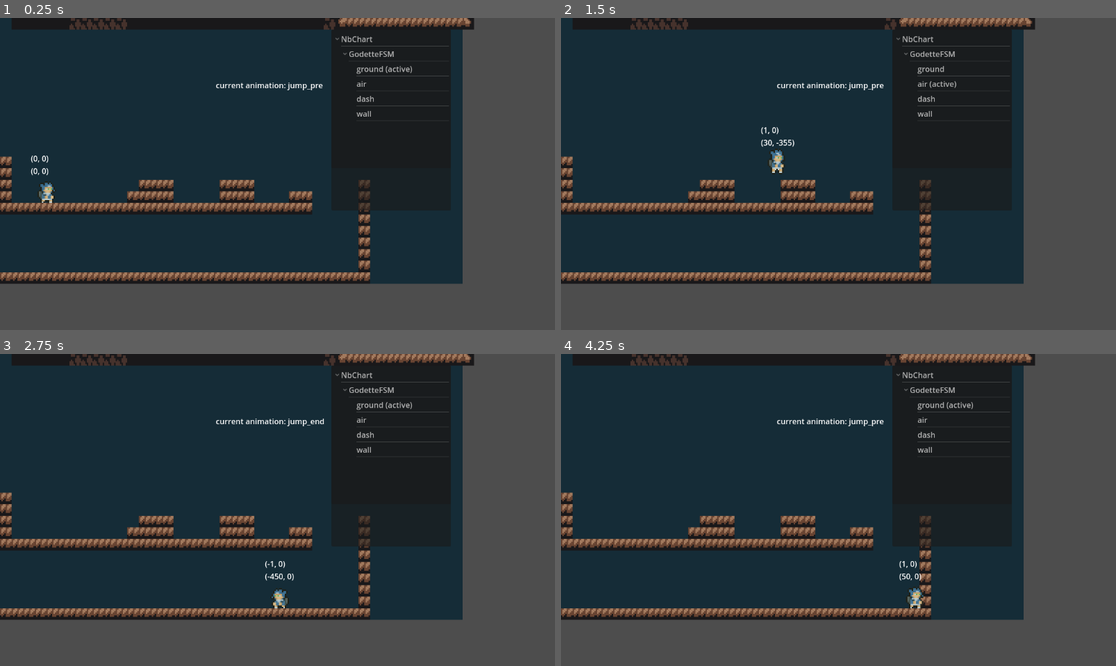
Above: before the commit, frames 1-4 (two rows, left to right).
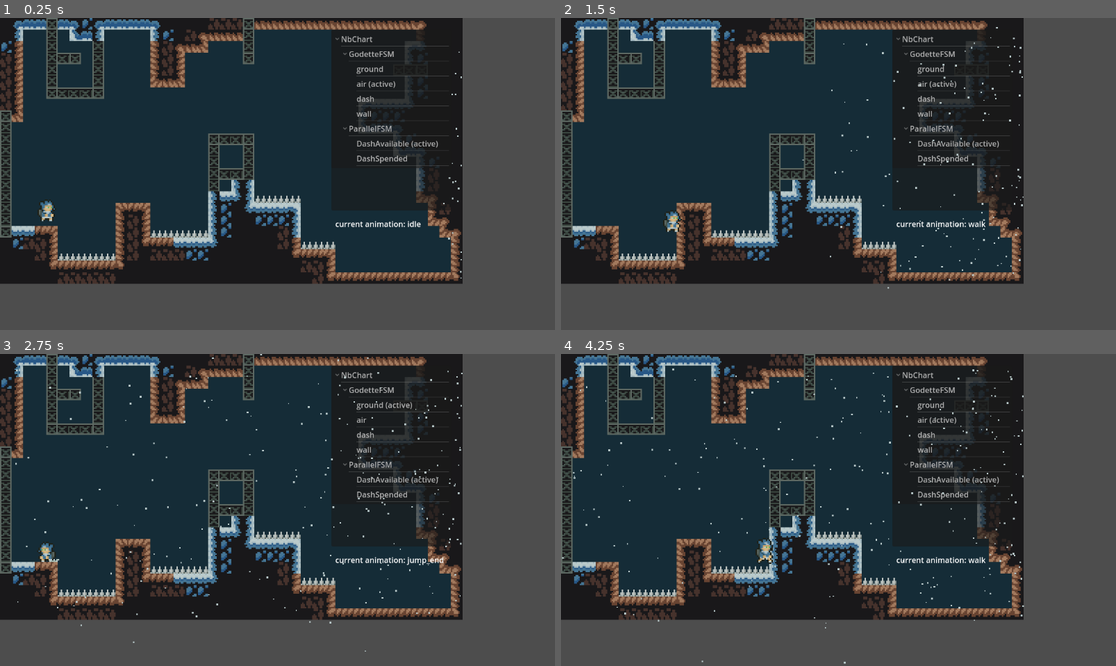
Above: after the commit, the same moments.

Repository: NimbleBeasts/NbFSM-Godot
Game: Godot game, scene res://examples_fsm/celeste/world.tscn
Same seed, same stepped clock (60 frames per second), same inputs: the game is played once before the commit and once after it.
Inputs:
- Up to frame 1 (0.25 s): no input
- Up to frame 2 (1.5 s): hold Right (ui_right) from 0.53 s (still down); tap X (dash) at 0.6 s; tap Space (jump) at 0.77, 0.8, 1.07, 1.35 s
- Up to frame 3 (2.75 s): tap Space (jump) at 1.52, 1.82, 2.3 s; tap X (dash) at 1.55, 2.1 s; release Right (ui_right) at 2.03 s; hold Left (ui_left) from 2.03 s (still down)
- Up to frame 4 (4.25 s): release Left (ui_left) at 2.78 s; hold Right (ui_right) from 2.78 s (still down); tap X (dash) at 2.85 s; tap Space (jump) at 3.02, 3.32, 3.6, 3.77, 4.07 s

The runs differ from the first frame. In frame 1, 26% of the frame differs, in the area x 0-86%, y 0-86%; in frame 2, 25%; in frame 3, 25%; in frame 4, 26%, in the area x 0-86%, y 0-100%.

Commit message:
update celeste demo

Diff:
--- /dev/null
+++ b/examples_fsm/celeste/art/dust.tscn
@@ -0,0 +1,67 @@
+[gd_scene load_steps=5 format=3 uid="uid://0avgfig1k8j8"]
+
+[ext_resource type="Texture2D" uid="uid://ba5mdd12dm5ai" path="res://examples_fsm/celeste/art/dust.png" id="1_0bcjs"]
+
+[sub_resource type="Animation" id="Animation_glklj"]
+resource_name = "pop"
+length = 0.3
+tracks/0/type = "value"
+tracks/0/imported = false
+tracks/0/enabled = true
+tracks/0/path = NodePath(".:frame")
+tracks/0/interp = 1
+tracks/0/loop_wrap = true
+tracks/0/keys = {
+"times": PackedFloat32Array(0, 0.1, 0.2, 0.3),
+"transitions": PackedFloat32Array(1, 1, 1, 1),
+"update": 1,
+"values": [1, 2, 3, 0]
+}
+tracks/1/type = "method"
+tracks/1/imported = false
+tracks/1/enabled = true
+tracks/1/path = NodePath(".")
+tracks/1/interp = 1
+tracks/1/loop_wrap = true
+tracks/1/keys = {
+"times": PackedFloat32Array(0.3),
+"transitions": PackedFloat32Array(1),
+"values": [{
+"args": [],
+"method": &"queue_free"
+}]
+}
+
+[sub_resource type="Animation" id="Animation_p6pjb"]
+length = 0.001
+tracks/0/type = "value"
+tracks/0/imported = false
+tracks/0/enabled = true
+tracks/0/path = NodePath(".:frame")
+tracks/0/interp = 1
+tracks/0/loop_wrap = true
+tracks/0/keys = {
+"times": PackedFloat32Array(0),
+"transitions": PackedFloat32Array(1),
+"update": 1,
+"values": [1]
+}
+
+[sub_resource type="AnimationLibrary" id="AnimationLibrary_dxuwo"]
+_data = {
+"RESET": SubResource("Animation_p6pjb"),
+"pop": SubResource("Animation_glklj")
+}
+
+[node name="Dust" type="Sprite2D"]
+position = Vector2(0, -1.52588e-05)
+scale = Vector2(3, 3)
+texture = ExtResource("1_0bcjs")
+hframes = 4
+frame = 1
+
+[node name="AnimationPlayer" type="AnimationPlayer" parent="."]
+autoplay = "pop"
+libraries = {
+"": SubResource("AnimationLibrary_dxuwo")
+}
--- /dev/null
+++ b/examples_fsm/celeste/art/shade.tscn
@@ -0,0 +1,66 @@
+[gd_scene load_steps=5 format=3 uid="uid://dwhltcvwk76j"]
+
+[ext_resource type="Texture2D" uid="uid://d36yy8klxfl0h" path="res://examples_fsm/celeste/art/shade.png" id="1_cgon4"]
+
+[sub_resource type="Animation" id="Animation_0ykdt"]
+resource_name = "fade"
+length = 0.2
+step = 0.05
+tracks/0/type = "value"
+tracks/0/imported = false
+tracks/0/enabled = true
+tracks/0/path = NodePath(".:modulate")
+tracks/0/interp = 1
+tracks/0/loop_wrap = true
+tracks/0/keys = {
+"times": PackedFloat32Array(0, 0.2),
+"transitions": PackedFloat32Array(1, 1),
+"update": 0,
+"values": [Color(1, 1, 1, 0.788235), Color(1, 1, 1, 0)]
+}
+tracks/1/type = "method"
+tracks/1/imported = false
+tracks/1/enabled = true
+tracks/1/path = NodePath(".")
+tracks/1/interp = 1
+tracks/1/loop_wrap = true
+tracks/1/keys = {
+"times": PackedFloat32Array(0.2),
+"transitions": PackedFloat32Array(1),
+"values": [{
+"args": [],
+"method": &"queue_free"
+}]
+}
+
+[sub_resource type="Animation" id="Animation_hwbjb"]
+length = 0.001
+tracks/0/type = "value"
+tracks/0/imported = false
+tracks/0/enabled = true
+tracks/0/path = NodePath(".:modulate")
+tracks/0/interp = 1
+tracks/0/loop_wrap = true
+tracks/0/keys = {
+"times": PackedFloat32Array(0),
+"transitions": PackedFloat32Array(1),
+"update": 0,
+"values": [Color(1, 1, 1, 0.788235)]
+}
+
+[sub_resource type="AnimationLibrary" id="AnimationLibrary_lsdsw"]
+_data = {
+"RESET": SubResource("Animation_hwbjb"),
+"fade": SubResource("Animation_0ykdt")
+}
+
+[node name="shade" type="Sprite2D"]
+modulate = Color(1, 1, 1, 0.788235)
+scale = Vector2(2.8, 2.8)
+texture = ExtResource("1_cgon4")
+
+[node name="AnimationPlayer" type="AnimationPlayer" parent="."]
+autoplay = "fade"
+libraries = {
+"": SubResource("AnimationLibrary_lsdsw")
+}
--- a/examples_fsm/celeste/godette.gd
+++ b/examples_fsm/celeste/godette.gd
@@ -22,6 +22,9 @@
 var can_dash: bool = true
 var is_dashing: bool = false
 var dash_time: float = 0
+
+@export var ShadeNode: PackedScene
+@export var DustNode: PackedScene
 
 @onready var fsm: NbFSM = $NbChart/GodetteFSM
 @onready var state_ground: NbState = $NbChart/GodetteFSM/ground
@@ -92,7 +95,11 @@
 func _on_walk_state_physic_processing(delta):
 	velocity.x = (velocity.x + ACCELERATION * input.x * delta)
 
-
+func dust():
+	if DustNode:
+		var dust = DustNode.instantiate()
+		dust.global_position = global_position - Vector2(0, 24)
+		get_parent().add_child(dust)
 
 
 func _on_ground_state_physics_process(delta):
@@ -104,6 +111,7 @@
 	if Input.is_action_just_pressed("jump"):
 		velocity.y = -JUMP_HEIGHT * delta
 		animationState.travel("jump_pre")
+		dust()
 		return
 
 	if abs(velocity.x) > 10:
@@ -116,6 +124,7 @@
 	if is_on_floor():
 		fsm.transition(state_ground)
 		animationState.travel("jump_end")
+		dust()
 
 	if Input.is_action_just_pressed("dash"):
 		if can_dash and input_last != Vector2.ZERO:
@@ -131,9 +140,16 @@
 func _on_dash_state_physics_process(delta):
 	dash_time += 100 * delta
 
+
 	if dash_time >= DASH_TIME_MAX:
 		dash_time = 0
 		fsm.transition(state_air)
+
+	if int(dash_time) % 3:
+		if ShadeNode:
+			var shade = ShadeNode.instantiate()
+			shade.global_position = global_position
+			get_parent().add_child(shade)
 
 
 func _on_wall_state_physics_process(delta):
@@ -158,3 +174,11 @@
 
 func _on_dash_state_exited():
 	is_dashing = false
+
+
+func _on_dash_available_state_entered():
+	$flip/Sprite2D.modulate = Color.WHITE
+
+
+func _on_dash_spended_state_entered():
+	$flip/Sprite2D.modulate = Color("#a1b7bf")
--- a/examples_fsm/celeste/godette.tscn
+++ b/examples_fsm/celeste/godette.tscn
@@ -1,7 +1,9 @@
-[gd_scene load_steps=42 format=3 uid="uid://dkqbdg2r7vs3"]
+[gd_scene load_steps=44 format=3 uid="uid://dkqbdg2r7vs3"]
 
 [ext_resource type="Texture2D" uid="uid://bav14uxaprn6" path="res://examples_fsm/celeste/art/godette.png" id="1_a6vj7"]
 [ext_resource type="Script" path="res://examples_fsm/celeste/godette.gd" id="1_obuan"]
+[ext_resource type="PackedScene" uid="uid://dwhltcvwk76j" path="res://examples_fsm/celeste/art/shade.tscn" id="2_en34j"]
+[ext_resource type="PackedScene" uid="uid://0avgfig1k8j8" path="res://examples_fsm/celeste/art/dust.tscn" id="3_058ex"]
 [ext_resource type="Script" path="res://NbFSM/Chart.gd" id="3_xsada"]
 [ext_resource type="Script" path="res://NbFSM/FSM.gd" id="4_i2syy"]
 [ext_resource type="Script" path="res://NbFSM/State.gd" id="5_ycp1b"]
@@ -364,6 +366,8 @@
 [node name="godette" type="CharacterBody2D"]
 texture_filter = 1
 script = ExtResource("1_obuan")
+ShadeNode = ExtResource("2_en34j")
+DustNode = ExtResource("3_058ex")
 
 [node name="flip" type="Node2D" parent="."]
 
@@ -393,6 +397,7 @@
 active = true
 
 [node name="Label" type="Label" parent="."]
+visible = false
 offset_left = -32.0
 offset_top = -104.0
 offset_right = 8.0
@@ -419,13 +424,15 @@
 script = ExtResource("6_x4ifb")
 target_state = NodePath("../../wall")
 
-[node name="toGround" type="Node" parent="NbChart/GodetteFSM/air" node_paths=PackedStringArray("target_state")]
+[node name="toGround" type="Node" parent="NbChart/GodetteFSM/air" node_paths=PackedStringArray("target_state", "broadcast_state")]
 script = ExtResource("6_x4ifb")
 target_state = NodePath("../../ground")
-
-[node name="toDash" type="Node" parent="NbChart/GodetteFSM/air" node_paths=PackedStringArray("target_state")]
+broadcast_state = NodePath("../../../ParallelFSM/DashAvailable")
+
+[node name="toDash" type="Node" parent="NbChart/GodetteFSM/air" node_paths=PackedStringArray("target_state", "broadcast_state")]
 script = ExtResource("6_x4ifb")
 target_state = NodePath("../../dash")
+broadcast_state = NodePath("../../../ParallelFSM/DashSpended")
 
 [node name="dash" type="Node" parent="NbChart/GodetteFSM"]
 script = ExtResource("5_ycp1b")
@@ -441,13 +448,32 @@
 [node name="wall" type="Node" parent="NbChart/GodetteFSM"]
 script = ExtResource("5_ycp1b")
 
-[node name="toGround" type="Node" parent="NbChart/GodetteFSM/wall" node_paths=PackedStringArray("target_state")]
+[node name="toGround" type="Node" parent="NbChart/GodetteFSM/wall" node_paths=PackedStringArray("target_state", "broadcast_state")]
 script = ExtResource("6_x4ifb")
 target_state = NodePath("../../ground")
+broadcast_state = NodePath("../../../ParallelFSM/DashAvailable")
 
 [node name="toAir" type="Node" parent="NbChart/GodetteFSM/wall" node_paths=PackedStringArray("target_state")]
 script = ExtResource("6_x4ifb")
 target_state = NodePath("../../air")
+
+[node name="ParallelFSM" type="Node" parent="NbChart" node_paths=PackedStringArray("initial_state")]
+script = ExtResource("4_i2syy")
+initial_state = NodePath("DashAvailable")
+
+[node name="DashAvailable" type="Node" parent="NbChart/ParallelFSM"]
+script = ExtResource("5_ycp1b")
+
+[node name="ToSpended" type="Node" parent="NbChart/ParallelFSM/DashAvailable" node_paths=PackedStringArray("target_state")]
+script = ExtResource("6_x4ifb")
+target_state = NodePath("../../DashSpended")
+
+[node name="DashSpended" type="Node" parent="NbChart/ParallelFSM"]
+script = ExtResource("5_ycp1b")
+
+[node name="ToAvailable" type="Node" parent="NbChart/ParallelFSM/DashSpended" node_paths=PackedStringArray("target_state")]
+script = ExtResource("6_x4ifb")
+target_state = NodePath("../../DashAvailable")
 
 [connection signal="state_entered" from="NbChart/GodetteFSM/ground" to="." method="_on_ground_state_entered"]
 [connection signal="state_physics_process" from="NbChart/GodetteFSM/ground" to="." method="_on_ground_state_physics_process"]
@@ -458,3 +484,5 @@
 [connection signal="state_exited" from="NbChart/GodetteFSM/dash" to="." method="_on_dash_state_exited"]
 [connection signal="state_physics_process" from="NbChart/GodetteFSM/dash" to="." method="_on_dash_state_physics_process"]
 [connection signal="state_physics_process" from="NbChart/GodetteFSM/wall" to="." method="_on_wall_state_physics_process"]
+[connection signal="state_entered" from="NbChart/ParallelFSM/DashAvailable" to="." method="_on_dash_available_state_entered"]
+[connection signal="state_entered" from="NbChart/ParallelFSM/DashSpended" to="." method="_on_dash_spended_state_entered"]
--- a/examples_fsm/celeste/world.tscn
+++ b/examples_fsm/celeste/world.tscn
@@ -1,9 +1,10 @@
-[gd_scene load_steps=7 format=3 uid="uid://bqcfepikjq2oc"]
+[gd_scene load_steps=9 format=3 uid="uid://bqcfepikjq2oc"]
 
 [ext_resource type="Texture2D" uid="uid://bexo75adlimar" path="res://examples_fsm/celeste/art/tileset.png" id="1_evqxn"]
 [ext_resource type="Script" path="res://examples_fsm/celeste/world.gd" id="1_vmqun"]
 [ext_resource type="PackedScene" uid="uid://dkqbdg2r7vs3" path="res://examples_fsm/celeste/godette.tscn" id="2_tgs86"]
 [ext_resource type="PackedScene" uid="uid://6hq7pu5dor1f" path="res://NbFSM/debugger/NbChartDebugger.tscn" id="2_yg534"]
+[ext_resource type="Texture2D" uid="uid://dnmtc57noruxv" path="res://examples_fsm/celeste/art/particle.png" id="5_sqcy1"]
 
 [sub_resource type="TileSetAtlasSource" id="TileSetAtlasSource_4iwrw"]
 texture = ExtResource("1_evqxn")
@@ -206,6 +207,17 @@
 physics_layer_1/collision_mask = 2
 sources/0 = SubResource("TileSetAtlasSource_4iwrw")
 
+[sub_resource type="ParticleProcessMaterial" id="ParticleProcessMaterial_jw0tn"]
+emission_shape = 3
+emission_box_extents = Vector3(1, 260, 1)
+particle_flag_disable_z = true
+direction = Vector3(-1, 0, 0)
+gravity = Vector3(-96, 0, 0)
+initial_velocity_max = 129.03
+orbit_velocity_min = 0.0
+orbit_velocity_max = 0.0
+scale_max = 2.0
+
 [node name="world" type="Node2D"]
 texture_filter = 1
 script = ExtResource("1_vmqun")
@@ -216,7 +228,6 @@
 color = Color(0.0823529, 0.172549, 0.215686, 1)
 
 [node name="TileMap" type="TileMap" parent="."]
-position = Vector2(24, -528)
 scale = Vector2(3, 3)
 tile_set = SubResource("TileSet_3atns")
 format = 2
@@ -233,8 +244,16 @@
 position = Vector2(96, 352)
 
 [node name="Label" type="Label" parent="."]
-offset_left = 448.0
-offset_top = 128.0
-offset_right = 552.0
-offset_bottom = 168.0
+offset_left = 696.0
+offset_top = 416.0
+offset_right = 800.0
+offset_bottom = 456.0
 text = "Animation: "
+
+[node name="GPUParticles2D" type="GPUParticles2D" parent="."]
+position = Vector2(960, 288)
+amount = 256
+process_material = SubResource("ParticleProcessMaterial_jw0tn")
+texture = ExtResource("5_sqcy1")
+lifetime = 4.0
+speed_scale = 1.5
Binary file added: examples_fsm/celeste/art/dust.png
Not shown, added: examples_fsm/celeste/art/dust.png.import
Binary file added: examples_fsm/celeste/art/particle.png
Not shown, added: examples_fsm/celeste/art/particle.png.import
Binary file added: examples_fsm/celeste/art/shade.png
Not shown, added: examples_fsm/celeste/art/shade.png.import
